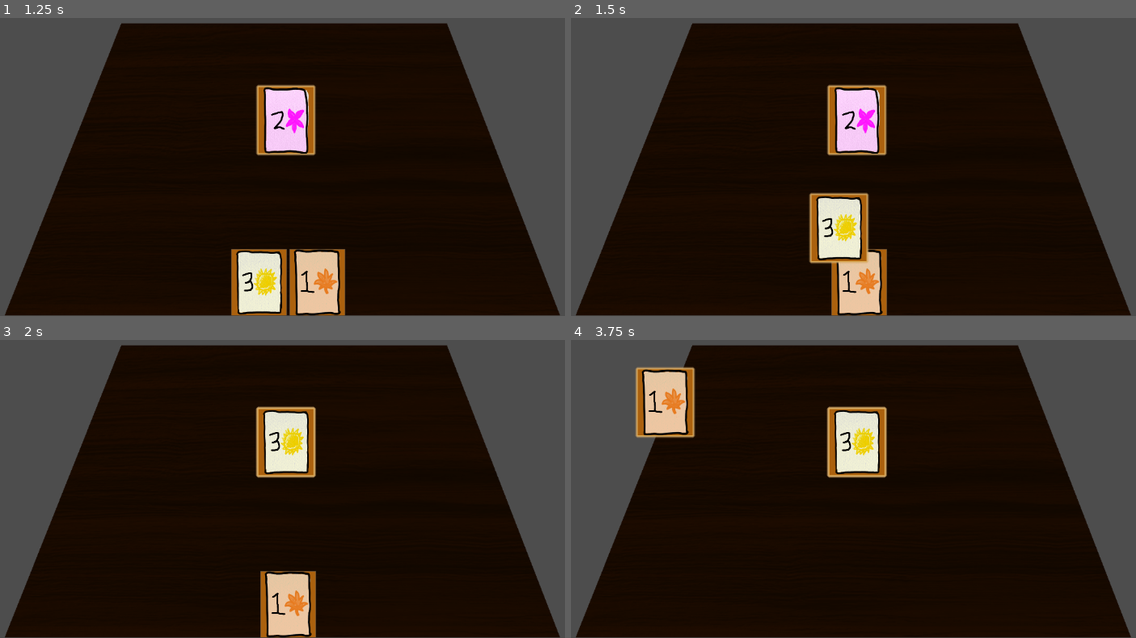
Above: before the commit, frames 1-4 (two rows, left to right).
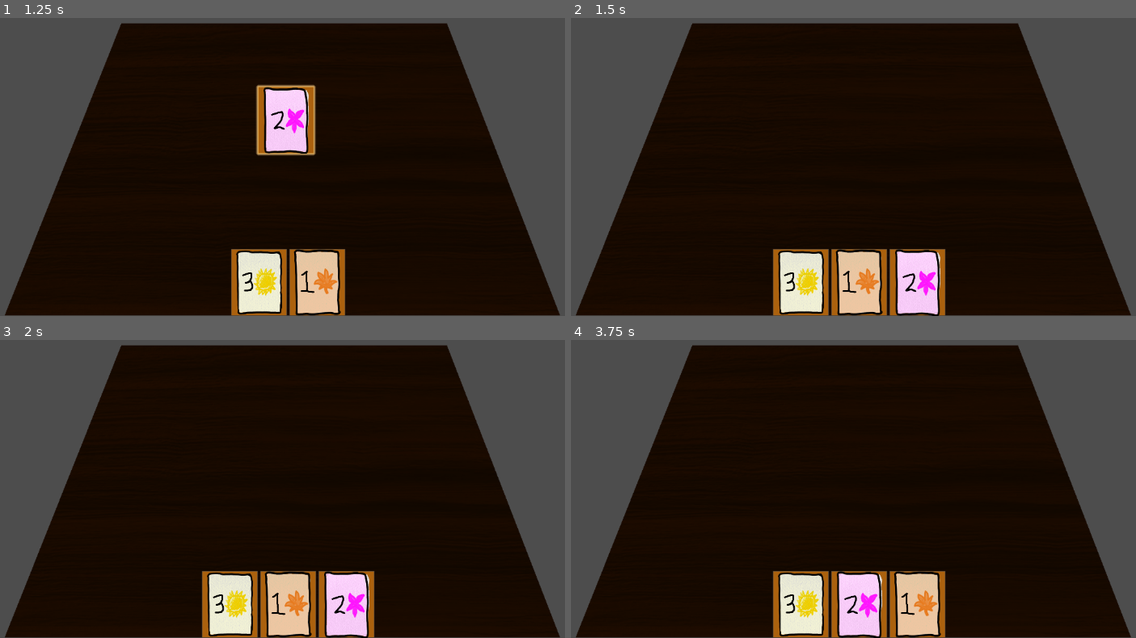
Above: after the commit, the same moments.

Repository: ftekverk/sellyourlife
Game: Godot game, scene res://our_development/finn_dev.tscn
The game is run twice, just before and just after one commit, with the same random seed, the same clock (stepped at 60 frames per second) and the same inputs. After the commit the project has no main scene; this scene is started directly in both runs.
Inputs (mouse positions are in pixels of both pictures, inside the frame that each line leads up to):
- Up to frame 1 (1.25 s): tap Enter at 0.5 s; drag from (231, 283) to (288, 119) at 0.52 s
- Up to frame 2 (1.5 s): tap Space at 1.25 s; drag from (830, 283) to (859, 119) at 1.27 s
- Up to frame 3 (2 s): no input
- Up to frame 4 (3.75 s): tap Enter at 2, 3.5 s; move the mouse to (859, 605) at 2.02 s; press the mouse at (859, 605) at 2.03 s; release the mouse at (859, 605) at 2.75 s; tap Space at 2.75 s; drag from (859, 441) to (667, 402) at 2.77 s; drag from (859, 441) to (667, 402) at 3.52 s

Frame 1 is identical in both runs. In frame 2, 8.7% of the frame differs, in the area x 35-67%, y 22-100%; in frame 3, 6.5%; in frame 4, 11%, in the area x 11-67%, y 8-100%.
Error after the commit: Compile Error: (res://card_stuff/card_UI/card_states/card_clicked_state.gd:-1)

Commit message:
Add CRT and Hand

Diff:
--- a/card_stuff/card_UI/cardUI.tscn
+++ b/card_stuff/card_UI/cardUI.tscn
@@ -4,7 +4,7 @@
 [ext_resource type="Script" path="res://card_stuff/scripts/cardUI.gd" id="2_qr05n"]
 [ext_resource type="StyleBox" uid="uid://cx8wt73pt3lqi" path="res://card_stuff/card_UI/card_dragging_stylebox.tres" id="3_tc0kw"]
 [ext_resource type="Script" path="res://card_stuff/card_UI/card_state_machine.gd" id="3_uvuw7"]
-[ext_resource type="Texture2D" uid="uid://budipl00muh1k" path="res://art/Fall/Fall_1.png" id="3_wlx1y"]
+[ext_resource type="Texture2D" uid="uid://budipl00muh1k" path="res://Art/Fall/Fall_1.png" id="3_wlx1y"]
 [ext_resource type="Script" path="res://card_stuff/card_UI/card_states/card_base_state.gd" id="4_rwgrc"]
 [ext_resource type="Script" path="res://card_stuff/card_UI/card_states/card_clicked_state.gd" id="5_5axm7"]
 [ext_resource type="Script" path="res://card_stuff/card_UI/card_states/card_dragging_state.gd" id="6_mm7sx"]
--- a/card_stuff/card_UI/card_states/card_clicked_state.gd
+++ b/card_stuff/card_UI/card_states/card_clicked_state.gd
@@ -1,12 +1,11 @@
 extends CardState
-
 
 
 func enter() -> void:
 	#card_ui.color.color = Color.ORANGE
 	#card_ui.state.text = "CLICKED"
-
 #	Enable monitoring because we are beginning to interact with card
+	GlobalCursorControl.close_hand()
 	card_ui.drop_point_detector.monitoring = true
 
 
--- a/card_stuff/card_UI/card_states/card_released_state.gd
+++ b/card_stuff/card_UI/card_states/card_released_state.gd
@@ -3,20 +3,31 @@
 
 var played: bool
 
-signal card_played
-
-
 
 func enter() -> void:
+	#card_ui.color.color = Color.DARK_VIOLET
+	#card_ui.state.text = "RELEASED"
+	GlobalCursorControl.open_hand()
 
 	played = false
 
 #	if not empty, have valid target
 	if not card_ui.targets.is_empty():
 		played = true
+		#print("play card for target(s) ", card_ui.targets)
 	else:
 		return
-	card_played.emit(card_ui)
+
+#	Get attributes of played card
+	print("Played Card Value: ", card_ui.card.value)
+	print("Played Card Suit: ", card_ui.card.suit)
+
+#	1.) Get a card from the dealer and determine if win
+#	var dealer_card = generate_dealer_card()
+#	var win = handle_card_game(card_ui.card, dealer_card)
+
+#	2.) Handle betting
+#	handle_betting()
 
 
 
--- a/card_stuff/card_UI/hand.gd
+++ b/card_stuff/card_UI/hand.gd
@@ -11,8 +11,6 @@
 var card_ui_scene := preload("res://card_stuff/card_UI/cardUI.tscn")
 var card_scene := preload("res://card_stuff/card_UI/cardUI.tscn")
 
-# Starting hand
-var selected_cards = []
 
 # Called when the node enters the scene tree for the first time.
 func _ready():
@@ -37,7 +35,7 @@
 		for s in ["winter", "spring", "summer", "fall"]:
 			resource_paths.append(base_card_path + s + "/"+ s + str(i) + ".tres")
 
-	#print(resource_paths)
+	print(resource_paths)
 
 	return resource_paths
 
@@ -47,6 +45,7 @@
 	rng.randomize()
 
 	var resource_paths := generate_possible_cards()
+	var selected_cards = []
 
 	while selected_cards.size() < hand_size:
 		var random_index = rng.randi_range(0, resource_paths.size() - 1)
@@ -57,6 +56,7 @@
 	for card_path in selected_cards:
 		var card_resource = load(card_path)
 		if card_resource:
+			pass
 			var cardui_instance = card_ui_scene.instantiate()
 			cardui_instance._set_card(card_resource)
 			#card_instance._set_card()
@@ -64,10 +64,6 @@
 		else:
 			print("Failed to load card resource:", card_path)
 
-	#print("selected cards: ", selected_cards)
+	print("selected cards: ", selected_cards)
 
 	pass
-
-
-func quick_test():
-	print("here in hand")
--- /dev/null
+++ b/our_development/barrett_dev.tscn
@@ -0,0 +1,87 @@
+[gd_scene load_steps=7 format=3 uid="uid://d24tpjpcq25d"]
+
+[ext_resource type="Script" path="res://card_stuff/card_UI/hand.gd" id="1_47lby"]
+[ext_resource type="Shader" path="res://GraphicalOverlay/glass_shader.gdshader" id="1_w2w4m"]
+[ext_resource type="PackedScene" path="res://objects/table.tscn" id="2_apbi5"]
+[ext_resource type="Script" path="res://Cursor Stuff/cursor_control.gd" id="4_ndytf"]
+
+[sub_resource type="ShaderMaterial" id="ShaderMaterial_8cq32"]
+shader = ExtResource("1_w2w4m")
+shader_parameter/overlay = true
+shader_parameter/scanlines_opacity = 0.4
+shader_parameter/scanlines_width = 0.25
+shader_parameter/grille_opacity = 0.3
+shader_parameter/resolution = Vector2(640, 480)
+shader_parameter/pixelate = true
+shader_parameter/roll = true
+shader_parameter/roll_speed = 2.0
+shader_parameter/roll_size = 6.011
+shader_parameter/roll_variation = 2.516
+shader_parameter/distort_intensity = 0.019
+shader_parameter/noise_opacity = 0.195
+shader_parameter/noise_speed = 6.0
+shader_parameter/static_noise_intensity = 0.026
+shader_parameter/aberration = 0.01
+shader_parameter/brightness = 1.4
+shader_parameter/discolor = true
+shader_parameter/warp_amount = 0.3
+shader_parameter/clip_warp = false
+shader_parameter/vignette_intensity = 0.3
+shader_parameter/vignette_opacity = 0.8
+
+[sub_resource type="RectangleShape2D" id="RectangleShape2D_6og4o"]
+size = Vector2(839, 211)
+
+[node name="Game" type="Node2D"]
+
+[node name="Hand" type="CanvasLayer" parent="."]
+layer = 2
+
+[node name="Cursor" type="Sprite2D" parent="Hand"]
+unique_name_in_owner = true
+z_index = 10
+z_as_relative = false
+script = ExtResource("4_ndytf")
+
+[node name="CRTOverlay" type="CanvasLayer" parent="."]
+layer = 3
+
+[node name="ColorRect" type="ColorRect" parent="CRTOverlay"]
+process_priority = 1
+z_index = 3
+material = SubResource("ShaderMaterial_8cq32")
+clip_contents = true
+offset_right = 1159.0
+offset_bottom = 655.0
+mouse_filter = 2
+
+[node name="CardDropArea" type="Area2D" parent="."]
+z_index = -2
+collision_layer = 2
+
+[node name="CollisionShape2D" type="CollisionShape2D" parent="CardDropArea"]
+position = Vector2(571.5, 297.5)
+shape = SubResource("RectangleShape2D_6og4o")
+
+[node name="BattleUI" type="CanvasLayer" parent="." groups=["ui_layer"]]
+
+[node name="Hand" type="HBoxContainer" parent="BattleUI"]
+anchors_preset = 7
+anchor_left = 0.5
+anchor_top = 1.0
+anchor_right = 0.5
+anchor_bottom = 1.0
+offset_left = -300.0
+offset_top = -120.0
+offset_right = 300.0
+grow_horizontal = 2
+grow_vertical = 0
+size_flags_vertical = 8
+alignment = 1
+script = ExtResource("1_47lby")
+metadata/_edit_use_anchors_ = true
+
+[node name="Table" parent="." instance=ExtResource("2_apbi5")]
+z_index = -10
+position = Vector2(566, 386)
+scale = Vector2(0.8, 0.8)
--- a/our_development/finn_dev.tscn
+++ b/our_development/finn_dev.tscn
@@ -1,9 +1,7 @@
-[gd_scene load_steps=6 format=3 uid="uid://xykbiayrbwov"]
+[gd_scene load_steps=4 format=3 uid="uid://xykbiayrbwov"]
 
 [ext_resource type="Script" path="res://card_stuff/card_UI/hand.gd" id="1_5bxl1"]
-[ext_resource type="PackedScene" uid="uid://j03qq3pjthgg" path="res://objects/table.tscn" id="1_37rfs"]
-[ext_resource type="Script" path="res://card_stuff/scripts/dealer.gd" id="3_8psdq"]
-[ext_resource type="PackedScene" path="res://objects/game_handler.tscn" id="4_7ipb1"]
+[ext_resource type="PackedScene" path="res://objects/table.tscn" id="1_37rfs"]
 
 [sub_resource type="RectangleShape2D" id="RectangleShape2D_6og4o"]
 size = Vector2(839, 211)
@@ -38,8 +36,3 @@
 z_index = -10
 position = Vector2(566, 386)
 scale = Vector2(0.8, 0.8)
-
-[node name="Dealer" type="Node" parent="."]
-script = ExtResource("3_8psdq")
-
-[node name="GameHandler" parent="." instance=ExtResource("4_7ipb1")]
--- a/project.godot
+++ b/project.godot
@@ -11,9 +11,16 @@
 [application]
 
 config/name="sellyourlife"
-run/main_scene="res://mainscene.tscn"
 config/features=PackedStringArray("4.2", "Forward Plus")
 config/icon="res://icon.svg"
+
+[autoload]
+
+GlobalCursorControl="*res://Cursor Stuff/global_cursor_control.gd"
+
+[display]
+
+mouse_cursor/custom_image_hotspot=Vector2(120, 120)
 
 [input]
 
